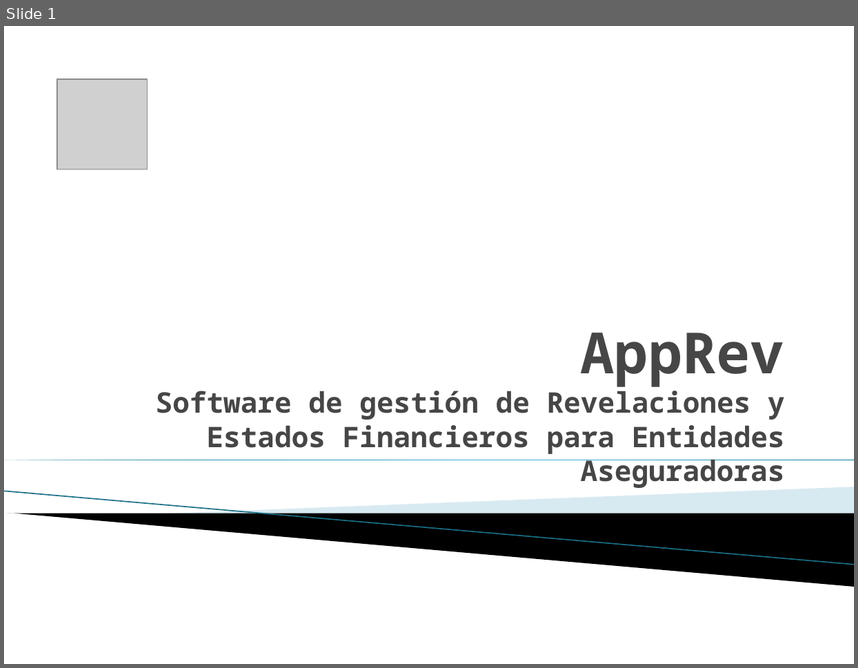
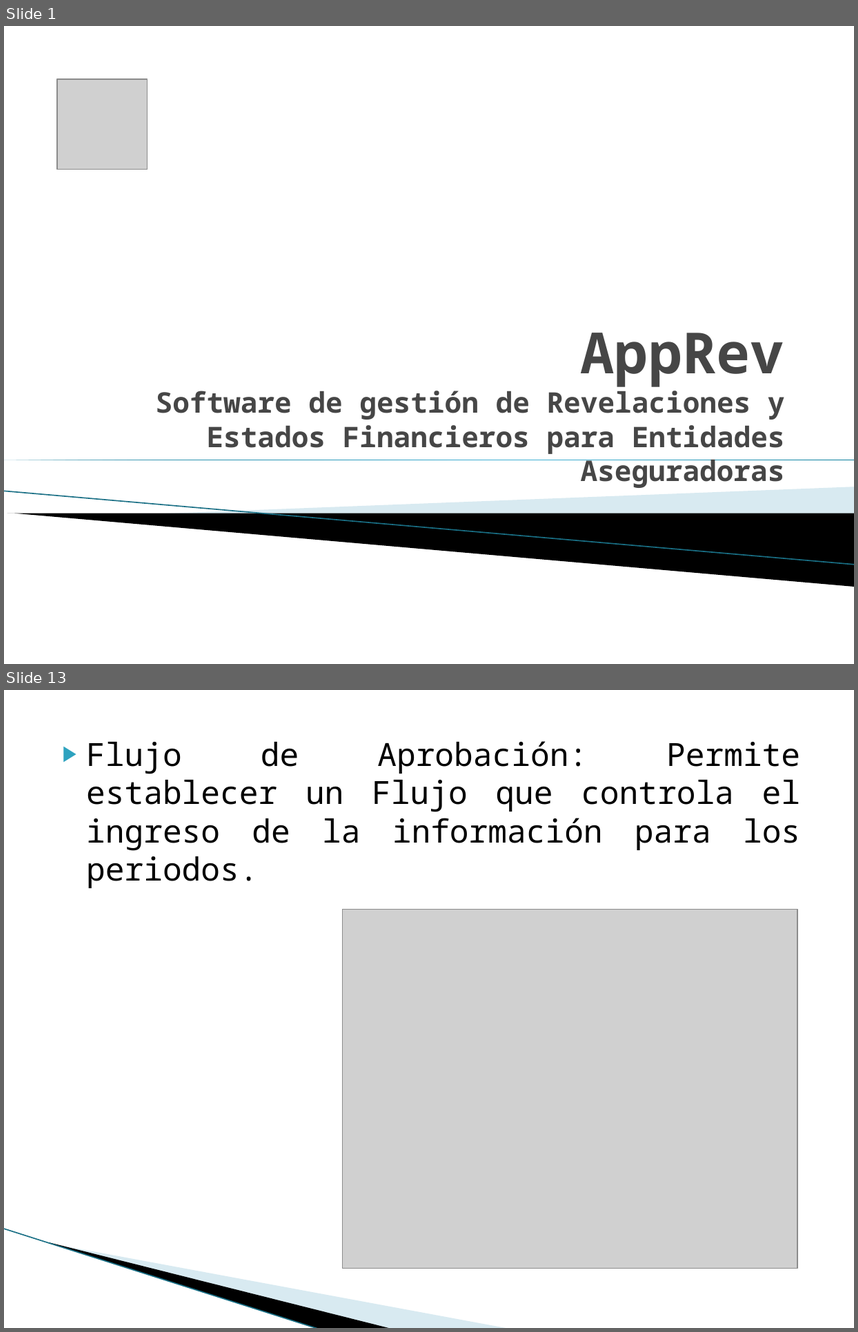
Before and after one commit to vicky1404/rev-ii, a slide deck: docs/comercial/brochure.pptx. Shown one above the other, each under a label of ours: slide 1 before the commit, slides 1 and 13 after it; the slides between them are not shown. The pictures are 858x668 and 858x1332 pixels, drawn with LibreOffice and Linux fonts; fonts in the diff are those of the drawing; grey boxes stand for pictures; background and template pictures are left out. Boxes give left, top, right and bottom in pixels: in the first picture for what was removed or moved away, otherwise in the second. Text is boxed around its words. In the diff, an @@ line names an element or a change of style, - is before the commit and + after.

Commit message:
Version para revision del equipo.

```diff
--- a/docs/comercial/brochure.pptx
+++ b/docs/comercial/brochure.pptx
@@ slide 13 added at (4,690,854,1328), background #FFFFFF @@
@@ text added at (86,741,800,888), 27 pt, text #000000 @@
+▶ Flujo de Aprobación: Permite establecer un Flujo que controla el ingreso de la información para los periodos.
@@ picture added at (342,909,797,1268) @@
@@ freeform shape added at (70,1155,424,1290), fill #A0CBDC at 40% opacity @@
@@ freeform shape added at (4,1228,352,1306), fill #000000 @@
@@ line added from (4, 1228) to (319, 1328), #97C5D8 0.95 pt @@
```
Also in this commit, not shown: 4 slides changed, 7 other slides added.
